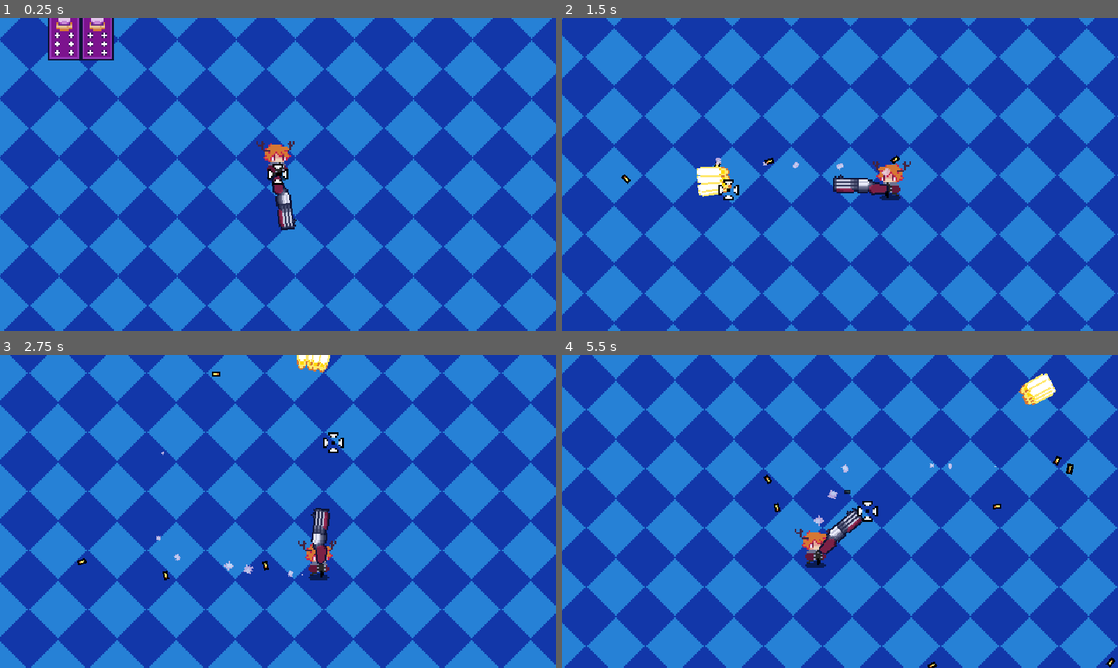
Above: before the commit, frames 1-4 (two rows, left to right).
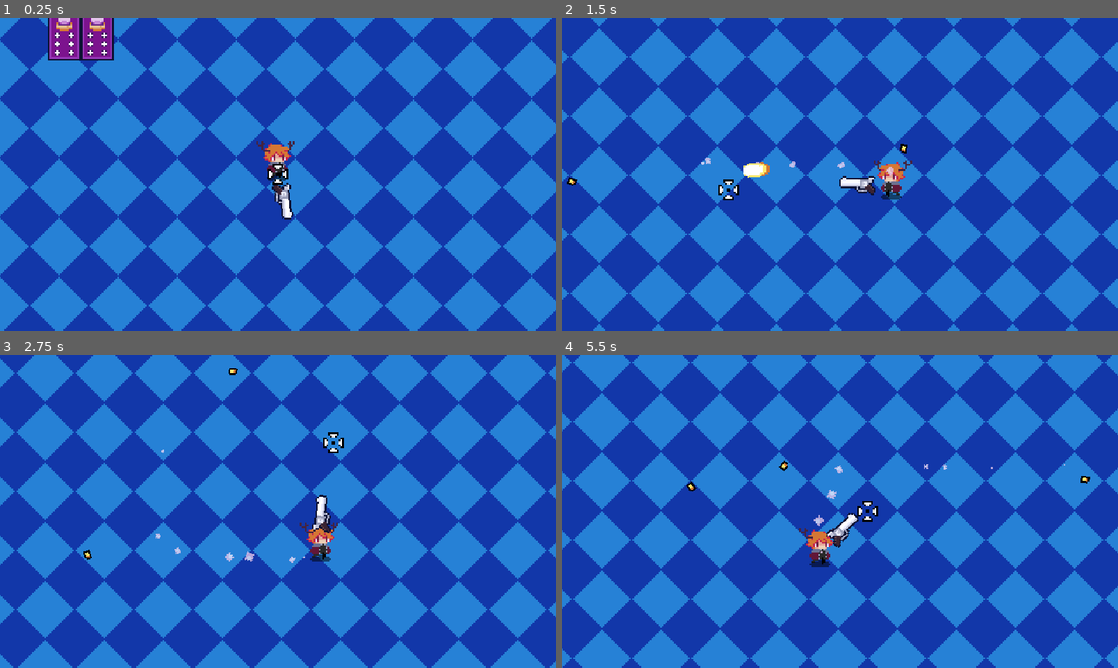
Above: after the commit, the same moments.

Repository: gisotra/protoroguelike
Game: Godot game, scene res://scenes/levels/sandbox.tscn
The game is run twice, just before and just after one commit, with the same random seed, the same clock (stepped at 60 frames per second) and the same inputs.
Inputs (mouse positions are in pixels of both pictures, inside the frame that each line leads up to):
- Up to frame 1 (0.25 s): no input
- Up to frame 2 (1.5 s): move the mouse to (962, 158) at 0.52 s; press the mouse at (962, 158) at 0.53 s; hold D (move_right) 0.53-1.28 s; move the mouse to (728, 190) at 1.27 s; release the mouse at (728, 190) at 1.28 s; hold S (move_down) from 1.28 s (still down); click (728, 190) at 1.35 s
- Up to frame 3 (2.75 s): move the mouse to (333, 442) at 2.02 s; release S (move_down) at 2.03 s; press the mouse at (333, 442) at 2.03 s; hold D (move_right) from 2.03 s (still down)
- Up to frame 4 (5.5 s): move the mouse to (812, 574) at 2.77 s; release D (move_right) at 2.78 s; release the mouse at (812, 574) at 2.78 s; hold W (move_up) 2.78-3.53 s; click (812, 574) at 2.85 s; move the mouse to (1006, 558) at 3.52 s; press the mouse at (1006, 558) at 3.53 s; hold A (move_left) 3.53-5.03 s; move the mouse to (673, 464) at 4.27 s; release the mouse at (673, 464) at 4.28 s; click (673, 464) at 4.35 s; move the mouse to (867, 511) at 5.02 s; press the mouse at (867, 511) at 5.03 s; hold S (move_down) from 5.03 s (still down)

The runs differ from the first frame. In frame 1, 0.4% of the frame differs, in the area x 48-54%, y 50-68%; in frame 2, 37%; in frame 3, 35%; in frame 4, 45%, in the area x 0-100%, y 0-100%.

Commit message:
different weapons

Diff:
--- /dev/null
+++ b/resources/bullets/PistolBullet.tres
@@ -0,0 +1,13 @@
+[gd_resource type="Resource" script_class="BulletSettings" load_steps=3 format=3 uid="uid://4i6ssyddpylx"]
+
+[ext_resource type="Script" uid="uid://b5m55kgg4cl78" path="res://resources/bullets/base/BulletSettings.gd" id="1_t0b4s"]
+[ext_resource type="Texture2D" uid="uid://daugt7403xovt" path="res://assets/second_gun_bullet.png" id="2_dn1gy"]
+
+[resource]
+script = ExtResource("1_t0b4s")
+nome = "Pistol Bulleto"
+SPEED = 400
+bullet_duration = 3.0
+release_shell = true
+texture = ExtResource("2_dn1gy")
+metadata/_custom_type_script = "uid://b5m55kgg4cl78"
--- a/resources/bullets/base/BulletSettings.gd
+++ b/resources/bullets/base/BulletSettings.gd
@@ -10,7 +10,6 @@
 
 @export_group("Bullet Sprites")
 @export var texture: Texture2D
-@export var shell_texture: Texture2D
 @export var impact_animation: SpriteFrames
 
 enum bulletTypes {
--- /dev/null
+++ b/resources/weapons/Pistol.tres
@@ -0,0 +1,53 @@
+[gd_resource type="Resource" script_class="GunSettings" load_steps=9 format=3 uid="uid://dwucvmt62jsw7"]
+
+[ext_resource type="Texture2D" uid="uid://dbtlrcmltbwl7" path="res://assets/weapons.png" id="1_c5r1d"]
+[ext_resource type="Script" uid="uid://lq56wytnavvh" path="res://resources/weapons/base/GunSettings.gd" id="1_d1aer"]
+[ext_resource type="Texture2D" uid="uid://6eyoah04kiod" path="res://assets/TripleShotgunMuzzleFlash.png" id="2_dhj3l"]
+[ext_resource type="Texture2D" uid="uid://phgtdc25drxa" path="res://assets/shells.png" id="4_y3g45"]
+
+[sub_resource type="AtlasTexture" id="AtlasTexture_c7hy3"]
+atlas = ExtResource("1_c5r1d")
+region = Rect2(66, 45, 21, 11)
+
+[sub_resource type="AtlasTexture" id="AtlasTexture_8tcck"]
+atlas = ExtResource("2_dhj3l")
+region = Rect2(0, 0, 64, 64)
+
+[sub_resource type="SpriteFrames" id="SpriteFrames_svkac"]
+animations = [{
+"frames": [{
+"duration": 1.0,
+"texture": SubResource("AtlasTexture_8tcck")
+}],
+"loop": true,
+"name": &"shot",
+"speed": 5.0
+}, {
+"frames": [],
+"loop": true,
+"name": &"unused",
+"speed": 5.0
+}]
+
+[sub_resource type="AtlasTexture" id="AtlasTexture_q5g5h"]
+atlas = ExtResource("4_y3g45")
+region = Rect2(0, 5, 5, 4)
+
+[resource]
+script = ExtResource("1_d1aer")
+weapon_name = "Pistol"
+ammo_cap = 40
+fire_rate = 0.05
+bullet_spread = 3.0
+bullets_per_shot = 1
+gun_type = 1
+shake_intensity = 2.5
+recoil = 2.5
+player_knockback = 0.9
+shell_amount = 1
+ejection_speed = 5.0
+life_time = 6.0
+gun_texture = SubResource("AtlasTexture_c7hy3")
+muzzle_flash_animation = SubResource("SpriteFrames_svkac")
+shell_texture = SubResource("AtlasTexture_q5g5h")
+metadata/_custom_type_script = "uid://lq56wytnavvh"
--- a/scenes/player/player.tscn
+++ b/scenes/player/player.tscn
@@ -1,15 +1,9 @@
-[gd_scene load_steps=26 format=3 uid="uid://ctl5ov2xsk68e"]
+[gd_scene load_steps=13 format=3 uid="uid://ctl5ov2xsk68e"]
 
 [ext_resource type="Script" uid="uid://cg5uw5br15moe" path="res://scripts/player/player.gd" id="1_dovo2"]
 [ext_resource type="Texture2D" uid="uid://bpemg75w6d76x" path="res://assets/newplayersheet.png" id="2_0owmy"]
 [ext_resource type="Texture2D" uid="uid://dth68visi4bpo" path="res://assets/dust_particles.png" id="3_5gtgg"]
-[ext_resource type="PackedScene" uid="uid://dmwlvjfj2fxb1" path="res://scenes/weapons/gun.tscn" id="3_gmlin"]
-[ext_resource type="PackedScene" uid="uid://dje33hf03fn4i" path="res://scenes/weapons/bullet.tscn" id="4_p47bc"]
-[ext_resource type="Resource" uid="uid://bgexyxyvgd2t4" path="res://resources/bullets/ShotgunBullet.tres" id="5_0owmy"]
-[ext_resource type="PackedScene" uid="uid://cwpvstasp4x1l" path="res://scenes/weapons/bullet_shell.tscn" id="6_h17s1"]
-[ext_resource type="Resource" uid="uid://dnidydwa051lx" path="res://resources/weapons/TripleShotgun.tres" id="6_qek5x"]
-[ext_resource type="Texture2D" uid="uid://6eyoah04kiod" path="res://assets/TripleShotgunMuzzleFlash.png" id="8_qek5x"]
-[ext_resource type="Texture2D" uid="uid://c8jyeet72jnfj" path="res://assets/second_gun.png" id="10_fm80t"]
+[ext_resource type="PackedScene" uid="uid://bq2s3apqr5xbe" path="res://scenes/weapons/pistol.tscn" id="4_lvxji"]
 
 [sub_resource type="AtlasTexture" id="AtlasTexture_qek5x"]
 atlas = ExtResource("2_0owmy")
@@ -64,57 +58,6 @@
 _data = [Vector2(0, 0), 0.0, 0.0, 0, 0, Vector2(0.108492665, 1), 0.0, 0.0, 0, 0, Vector2(1.126723, 0), 0.0, 0.0, 0, 0, Vector2(1.5357838, 0), 0.0, 0.0, 0, 0]
 point_count = 4
 
-[sub_resource type="AtlasTexture" id="AtlasTexture_vkq25"]
-atlas = ExtResource("10_fm80t")
-
-[sub_resource type="AtlasTexture" id="AtlasTexture_eoxei"]
-atlas = ExtResource("8_qek5x")
-region = Rect2(0, 0, 64, 64)
-
-[sub_resource type="AtlasTexture" id="AtlasTexture_8eun5"]
-atlas = ExtResource("8_qek5x")
-region = Rect2(64, 0, 64, 64)
-
-[sub_resource type="AtlasTexture" id="AtlasTexture_tgh1v"]
-atlas = ExtResource("8_qek5x")
-region = Rect2(128, 0, 64, 64)
-
-[sub_resource type="AtlasTexture" id="AtlasTexture_fm80t"]
-atlas = ExtResource("8_qek5x")
-region = Rect2(192, 0, 64, 64)
-
-[sub_resource type="AtlasTexture" id="AtlasTexture_je7p5"]
-atlas = ExtResource("8_qek5x")
-region = Rect2(192, 0, 64, 64)
-
-[sub_resource type="SpriteFrames" id="SpriteFrames_n1xar"]
-animations = [{
-"frames": [{
-"duration": 1.0,
-"texture": SubResource("AtlasTexture_eoxei")
-}, {
-"duration": 1.0,
-"texture": SubResource("AtlasTexture_8eun5")
-}, {
-"duration": 1.0,
-"texture": SubResource("AtlasTexture_tgh1v")
-}, {
-"duration": 1.0,
-"texture": SubResource("AtlasTexture_fm80t")
-}],
-"loop": false,
-"name": &"burst",
-"speed": 40.0
-}, {
-"frames": [{
-"duration": 1.0,
-"texture": SubResource("AtlasTexture_je7p5")
-}],
-"loop": false,
-"name": &"sleep",
-"speed": 5.0
-}]
-
 [node name="player" type="CharacterBody2D" groups=["Player"]]
 collision_layer = 2
 script = ExtResource("1_dovo2")
@@ -168,26 +111,5 @@
 color = Color(1, 1, 1, 0.78039217)
 anim_offset_max = 1.0
 
-[node name="Gun" parent="." instance=ExtResource("3_gmlin")]
+[node name="Pistol" parent="." instance=ExtResource("4_lvxji")]
 position = Vector2(0, -6)
-bullet_scene = ExtResource("4_p47bc")
-shell_case_scene = ExtResource("6_h17s1")
-current_bullet_resource = ExtResource("5_0owmy")
-gun_settings = ExtResource("6_qek5x")
-
-[node name="gun_sprite" parent="Gun" index="0"]
-position = Vector2(20, -2)
-texture = SubResource("AtlasTexture_vkq25")
-
-[node name="muzzle" parent="Gun" index="1"]
-position = Vector2(39, -3)
-
-[node name="muzzleFlash" parent="Gun" index="2"]
-position = Vector2(54, -2)
-sprite_frames = SubResource("SpriteFrames_n1xar")
-animation = &"sleep"
-autoplay = "sleep"
-
-[connection signal="animation_finished" from="Gun/muzzleFlash" to="Gun" method="_on_muzzle_flash_animation_finished"]
-
-[editable path="Gun"]
--- a/scenes/weapons/TripleShotgun.tscn
+++ /dev/null
@@ -1,15 +0,0 @@
-[gd_scene load_steps=6 format=3 uid="uid://bx1sqxsjq04v1"]
-
-[ext_resource type="Script" uid="uid://cxi2ltx2yw2gh" path="res://scripts/weapons/Gun.gd" id="1_b5un5"]
-[ext_resource type="PackedScene" uid="uid://dje33hf03fn4i" path="res://scenes/weapons/bullet.tscn" id="2_khdgc"]
-[ext_resource type="PackedScene" uid="uid://cwpvstasp4x1l" path="res://scenes/weapons/bullet_shell.tscn" id="3_3jpdy"]
-[ext_resource type="Resource" uid="uid://bgexyxyvgd2t4" path="res://resources/bullets/ShotgunBullet.tres" id="4_am1u6"]
-[ext_resource type="Resource" uid="uid://dnidydwa051lx" path="res://resources/weapons/TripleShotgun.tres" id="5_kgnn4"]
-
-[node name="Gun" type="Node2D"]
-script = ExtResource("1_b5un5")
-bullet_scene = ExtResource("2_khdgc")
-shell_case_scene = ExtResource("3_3jpdy")
-current_bullet_resource = ExtResource("4_am1u6")
-gun_settings = ExtResource("5_kgnn4")
-metadata/_custom_type_script = "uid://cxi2ltx2yw2gh"
--- /dev/null
+++ b/scenes/weapons/pistol.tscn
@@ -0,0 +1,74 @@
+[gd_scene load_steps=14 format=3 uid="uid://bq2s3apqr5xbe"]
+
+[ext_resource type="PackedScene" uid="uid://dmwlvjfj2fxb1" path="res://scenes/weapons/gun.tscn" id="1_ivc8v"]
+[ext_resource type="PackedScene" uid="uid://dje33hf03fn4i" path="res://scenes/weapons/bullet.tscn" id="2_t1ie7"]
+[ext_resource type="PackedScene" uid="uid://cwpvstasp4x1l" path="res://scenes/weapons/bullet_shell.tscn" id="3_61dc8"]
+[ext_resource type="Resource" uid="uid://4i6ssyddpylx" path="res://resources/bullets/PistolBullet.tres" id="4_red3f"]
+[ext_resource type="Resource" uid="uid://dwucvmt62jsw7" path="res://resources/weapons/Pistol.tres" id="5_red3f"]
+[ext_resource type="Texture2D" uid="uid://dbtlrcmltbwl7" path="res://assets/weapons.png" id="6_c5u5x"]
+[ext_resource type="Texture2D" uid="uid://6eyoah04kiod" path="res://assets/TripleShotgunMuzzleFlash.png" id="7_nb08m"]
+
+[sub_resource type="AtlasTexture" id="AtlasTexture_c7hy3"]
+atlas = ExtResource("6_c5u5x")
+region = Rect2(66, 45, 21, 11)
+
+[sub_resource type="AtlasTexture" id="AtlasTexture_8tcck"]
+atlas = ExtResource("7_nb08m")
+region = Rect2(0, 0, 64, 64)
+
+[sub_resource type="AtlasTexture" id="AtlasTexture_5sf3v"]
+atlas = ExtResource("7_nb08m")
+region = Rect2(64, 0, 64, 64)
+
+[sub_resource type="AtlasTexture" id="AtlasTexture_8on4r"]
+atlas = ExtResource("7_nb08m")
+region = Rect2(128, 0, 64, 64)
+
+[sub_resource type="AtlasTexture" id="AtlasTexture_red3f"]
+atlas = ExtResource("7_nb08m")
+region = Rect2(192, 0, 64, 64)
+
+[sub_resource type="SpriteFrames" id="SpriteFrames_svkac"]
+animations = [{
+"frames": [{
+"duration": 1.0,
+"texture": SubResource("AtlasTexture_8tcck")
+}, {
+"duration": 1.0,
+"texture": SubResource("AtlasTexture_5sf3v")
+}, {
+"duration": 1.0,
+"texture": SubResource("AtlasTexture_8on4r")
+}],
+"loop": false,
+"name": &"burst",
+"speed": 15.0
+}, {
+"frames": [{
+"duration": 1.0,
+"texture": SubResource("AtlasTexture_red3f")
+}],
+"loop": false,
+"name": &"unused",
+"speed": 5.0
+}]
+
+[node name="Pistol" instance=ExtResource("1_ivc8v")]
+bullet_scene = ExtResource("2_t1ie7")
+shell_case_scene = ExtResource("3_61dc8")
+current_bullet_resource = ExtResource("4_red3f")
+gun_settings = ExtResource("5_red3f")
+
+[node name="gun_sprite" parent="." index="0"]
+position = Vector2(16.5, -1)
+texture = SubResource("AtlasTexture_c7hy3")
+
+[node name="muzzle" parent="." index="1"]
+position = Vector2(26.5, -3)
+
+[node name="muzzleFlash" parent="." index="2"]
+position = Vector2(36, -3)
+scale = Vector2(0.45312497, 0.375)
+sprite_frames = SubResource("SpriteFrames_svkac")
+animation = &"burst"
+autoplay = "unused"
--- /dev/null
+++ b/scenes/weapons/triple_shotgun.tscn
@@ -0,0 +1,79 @@
+[gd_scene load_steps=15 format=3 uid="uid://cnu7q2dmvndkm"]
+
+[ext_resource type="PackedScene" uid="uid://dmwlvjfj2fxb1" path="res://scenes/weapons/gun.tscn" id="1_ij6u7"]
+[ext_resource type="PackedScene" uid="uid://dje33hf03fn4i" path="res://scenes/weapons/bullet.tscn" id="2_15hjv"]
+[ext_resource type="PackedScene" uid="uid://cwpvstasp4x1l" path="res://scenes/weapons/bullet_shell.tscn" id="3_35i7k"]
+[ext_resource type="Resource" uid="uid://bgexyxyvgd2t4" path="res://resources/bullets/ShotgunBullet.tres" id="4_xb48g"]
+[ext_resource type="Resource" uid="uid://dnidydwa051lx" path="res://resources/weapons/TripleShotgun.tres" id="5_64lt0"]
+[ext_resource type="Texture2D" uid="uid://c8jyeet72jnfj" path="res://assets/second_gun.png" id="6_xyjxw"]
+[ext_resource type="Texture2D" uid="uid://6eyoah04kiod" path="res://assets/TripleShotgunMuzzleFlash.png" id="7_jup3c"]
+
+[sub_resource type="AtlasTexture" id="AtlasTexture_vkq25"]
+atlas = ExtResource("6_xyjxw")
+
+[sub_resource type="AtlasTexture" id="AtlasTexture_eoxei"]
+atlas = ExtResource("7_jup3c")
+region = Rect2(0, 0, 64, 64)
+
+[sub_resource type="AtlasTexture" id="AtlasTexture_8eun5"]
+atlas = ExtResource("7_jup3c")
+region = Rect2(64, 0, 64, 64)
+
+[sub_resource type="AtlasTexture" id="AtlasTexture_tgh1v"]
+atlas = ExtResource("7_jup3c")
+region = Rect2(128, 0, 64, 64)
+
+[sub_resource type="AtlasTexture" id="AtlasTexture_fm80t"]
+atlas = ExtResource("7_jup3c")
+region = Rect2(192, 0, 64, 64)
+
+[sub_resource type="AtlasTexture" id="AtlasTexture_je7p5"]
+atlas = ExtResource("7_jup3c")
+region = Rect2(192, 0, 64, 64)
+
+[sub_resource type="SpriteFrames" id="SpriteFrames_n1xar"]
+animations = [{
+"frames": [{
+"duration": 1.0,
+"texture": SubResource("AtlasTexture_eoxei")
+}, {
+"duration": 1.0,
+"texture": SubResource("AtlasTexture_8eun5")
+}, {
+"duration": 1.0,
+"texture": SubResource("AtlasTexture_tgh1v")
+}, {
+"duration": 1.0,
+"texture": SubResource("AtlasTexture_fm80t")
+}],
+"loop": false,
+"name": &"burst",
+"speed": 40.0
+}, {
+"frames": [{
+"duration": 1.0,
+"texture": SubResource("AtlasTexture_je7p5")
+}],
+"loop": false,
+"name": &"sleep",
+"speed": 5.0
+}]
+
+[node name="TripleShotgun" instance=ExtResource("1_ij6u7")]
+bullet_scene = ExtResource("2_15hjv")
+shell_case_scene = ExtResource("3_35i7k")
+current_bullet_resource = ExtResource("4_xb48g")
+gun_settings = ExtResource("5_64lt0")
+
+[node name="gun_sprite" parent="." index="0"]
+position = Vector2(19, -2)
+texture = SubResource("AtlasTexture_vkq25")
+
+[node name="muzzle" parent="." index="1"]
+position = Vector2(38, -2)
+
+[node name="muzzleFlash" parent="." index="2"]
+position = Vector2(56, -3)
+sprite_frames = SubResource("SpriteFrames_n1xar")
+animation = &"sleep"
+autoplay = "sleep"
